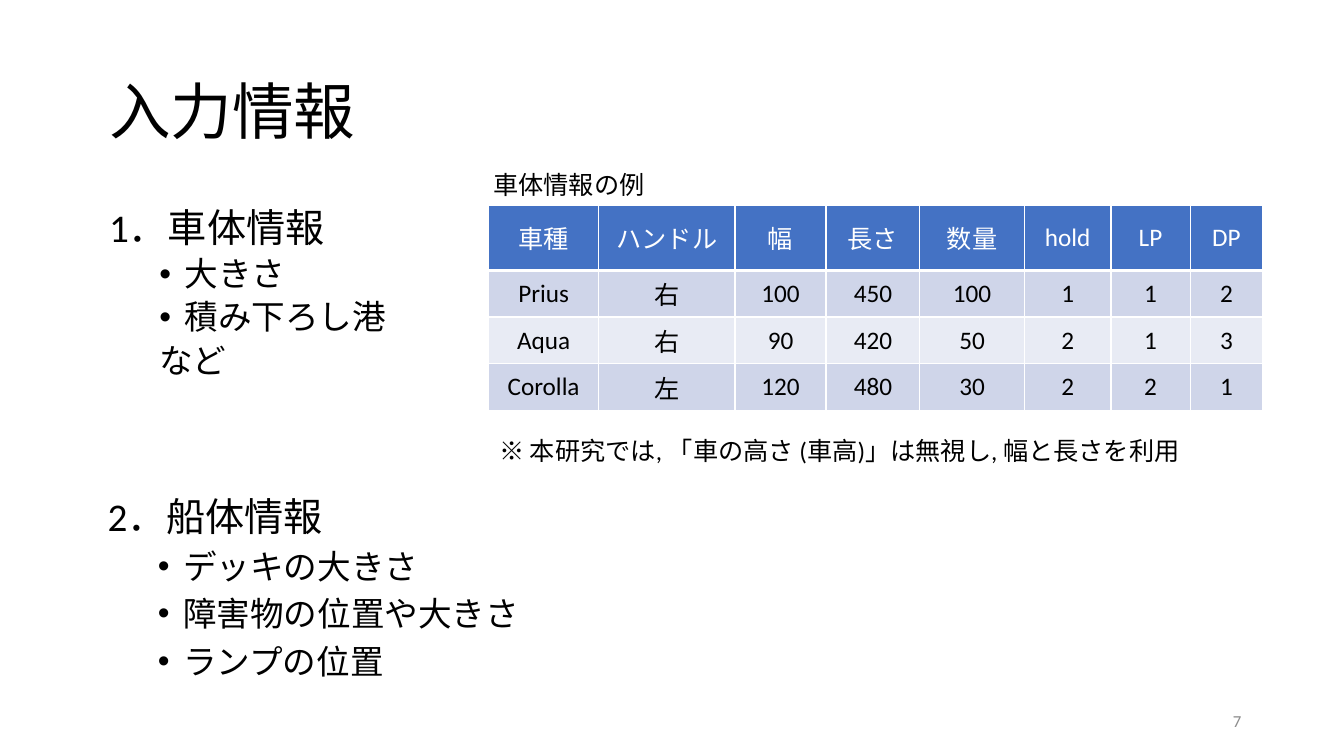
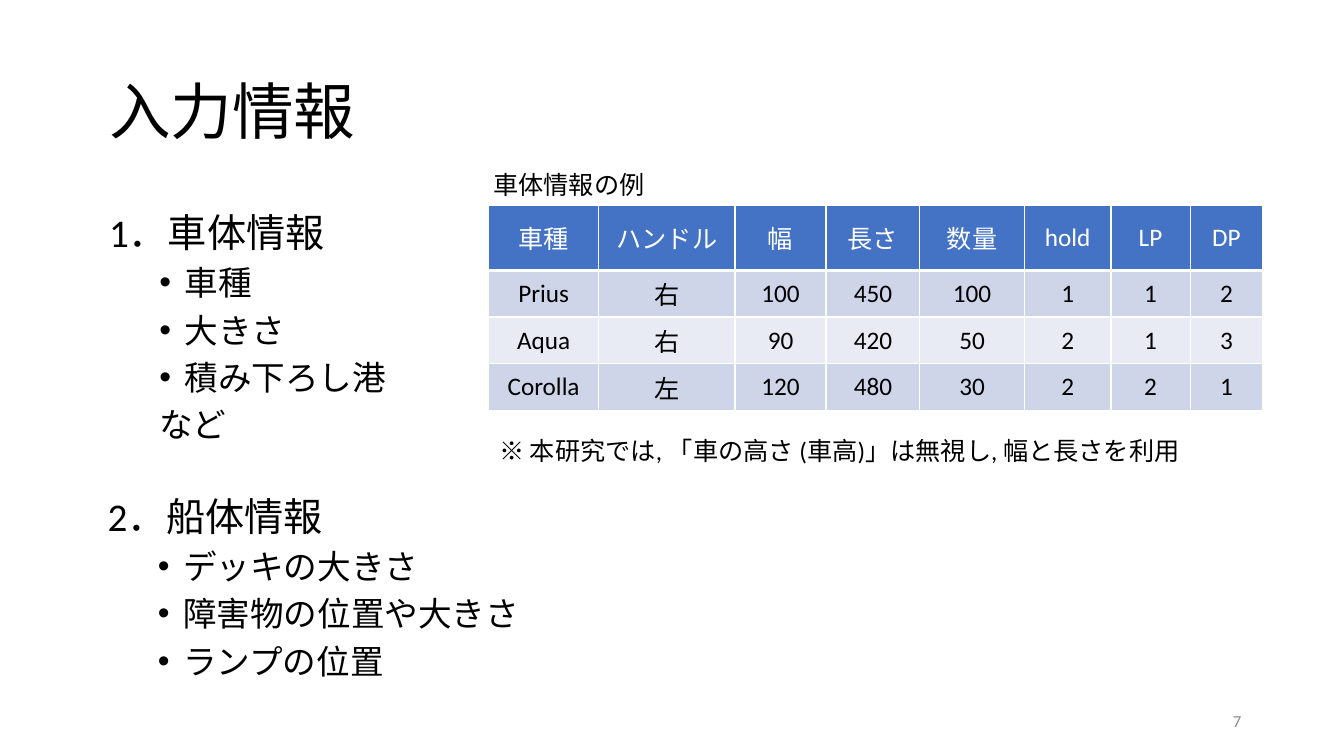
Before and after one commit to r-kurosu/kline, a slide deck: slide 7 of 卒論発表用スライド.pptx. Drawn at 1344x756 pixels with LibreOffice and Linux fonts; fonts in the diff are those of the drawing. Boxes give left, top, right and bottom in pixels: in the first picture for what was removed or moved away, otherwise in the second. Text is boxed around its words. In the diff, an @@ line names an element or a change of style, - is before the commit and + after.

```diff
--- a/卒論発表用スライド.pptx
+++ b/卒論発表用スライド.pptx
@@ text at (109, 214, 387, 439): line spacing 1 to 1.1; line spacing 0.9 to 1 @@
@@ text at (185, 266, 252, 298): paragraph added @@
+  • 車種
```
Also in this commit, not shown: 5 other slides changed, 2 slides added, 1 other file.
